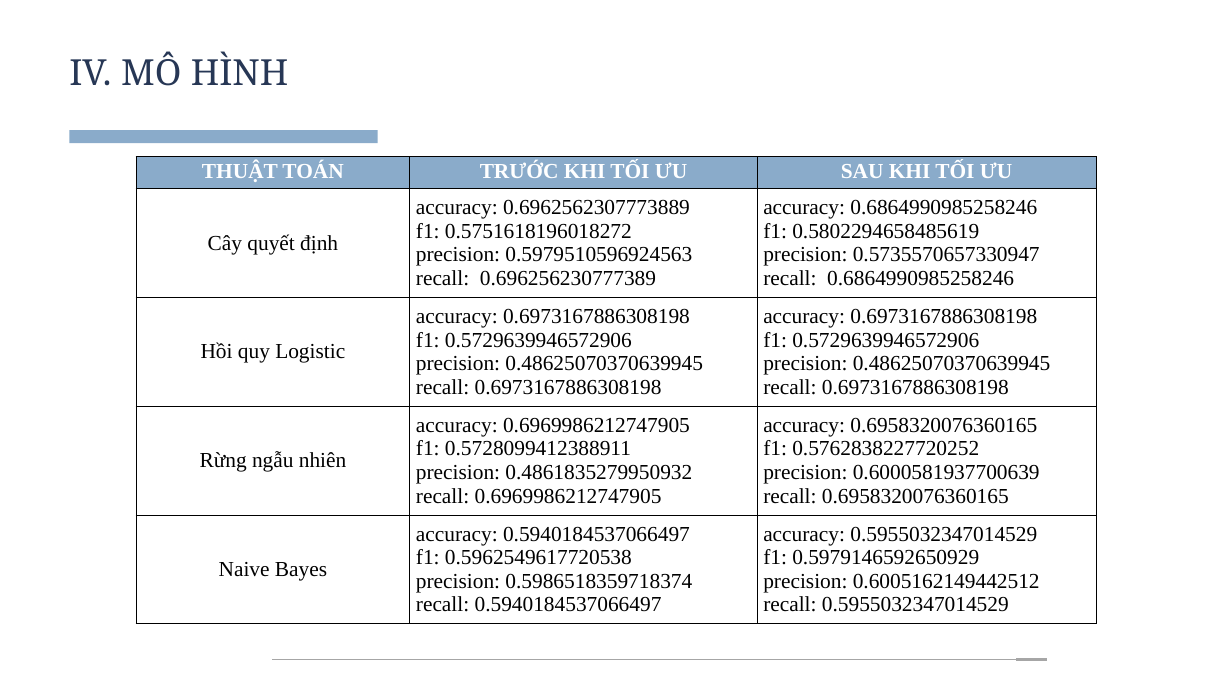
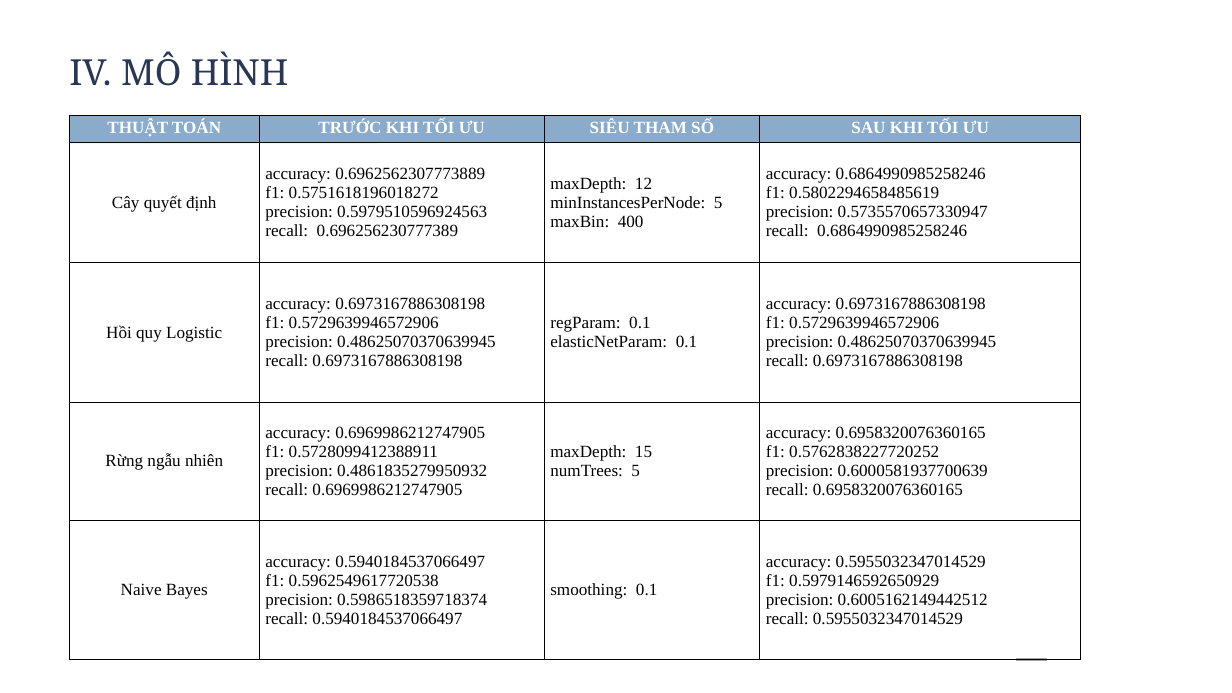
Before and after one commit to n0aHVN/Nhom01_BDML_02, a slide deck: slide 9 of Final/Nhom01.pptx. Drawn at 1232x693 pixels with LibreOffice and Linux fonts; fonts in the diff are those of the drawing. Boxes give left, top, right and bottom in pixels: in the first picture for what was removed or moved away, otherwise in the second. Text is boxed around its words. In the diff, an @@ line names an element or a change of style, - is before the commit and + after.

Commit message:
hoang

```diff
--- a/Final/Nhom01.pptx
+++ b/Final/Nhom01.pptx
@@ table at (69,116,1080,660) @@
+column 3: SIÊU THAM SỐ | maxDepth: 12 / minInstancesPerNode: 5 / maxBin: 400 | regParam: 0.1 / elasticNetParam: 0.1 | maxDepth: 15 / numTrees: 5 | smoothing: 0.1
@@ table: place and size @@
-table at (136,156,1096,623)
+table at (69,116,1080,660)
```
